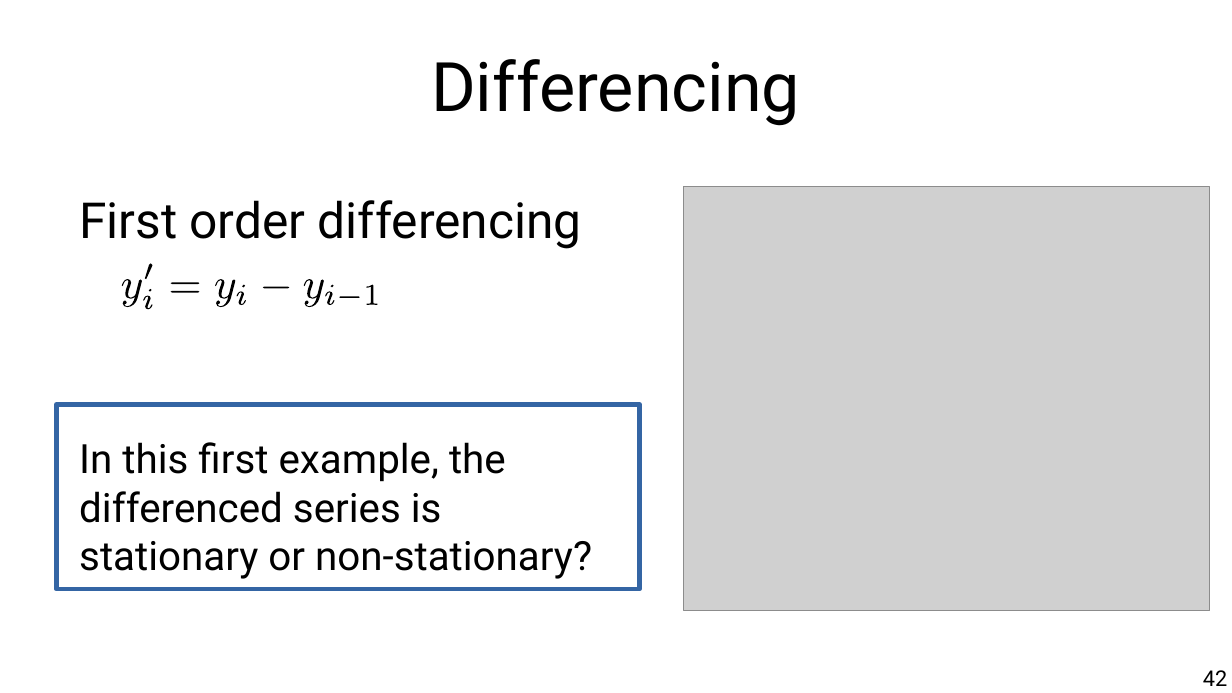
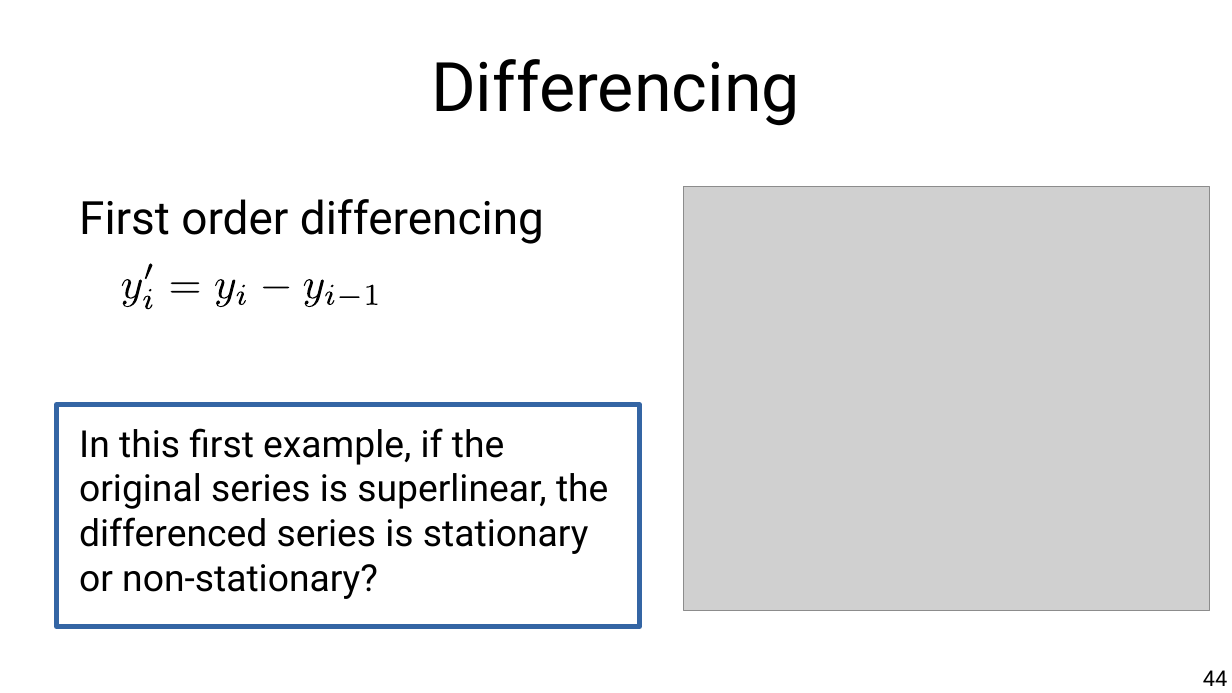
Before and after one commit to marco-calautti/data-mining-course, a slide deck: slide 44 of theory/tt11_time_series.odp (slide 42 before the commit). Drawn at 1232x693 pixels with LibreOffice and Linux fonts; fonts in the diff are those of the drawing; grey boxes stand for pictures. Boxes give left, top, right and bottom in pixels: in the first picture for what was removed or moved away, otherwise in the second. Text is boxed around its words. In the diff, an @@ line names an element or a change of style, - is before the commit and + after.

```diff
--- a/theory/tt11_time_series.odp
+++ b/theory/tt11_time_series.odp
@@ text at <box>79,199,544,244</box>: size 32 to 29.6 pt in "First order differencing" @@
@@ rectangle: place and size @@
-rectangle at <box>56,405,639,589</box>
+rectangle at <box>56,405,639,627</box>
@@ text at <box>79,428,608,599</box>: text changed; size 26 to 24.1 pt @@
-In this first example, the differenced series is stationary or non-stationary?
+In this first example, if the original series is superlinear, the differenced series is stationary or non-stationary?
@@ page number at <box>1203,670,1227,686</box>: text changed @@
-42
+44
```
Also in this commit, not shown: 32 other slides changed, 5 slides added, 2 slides removed.
